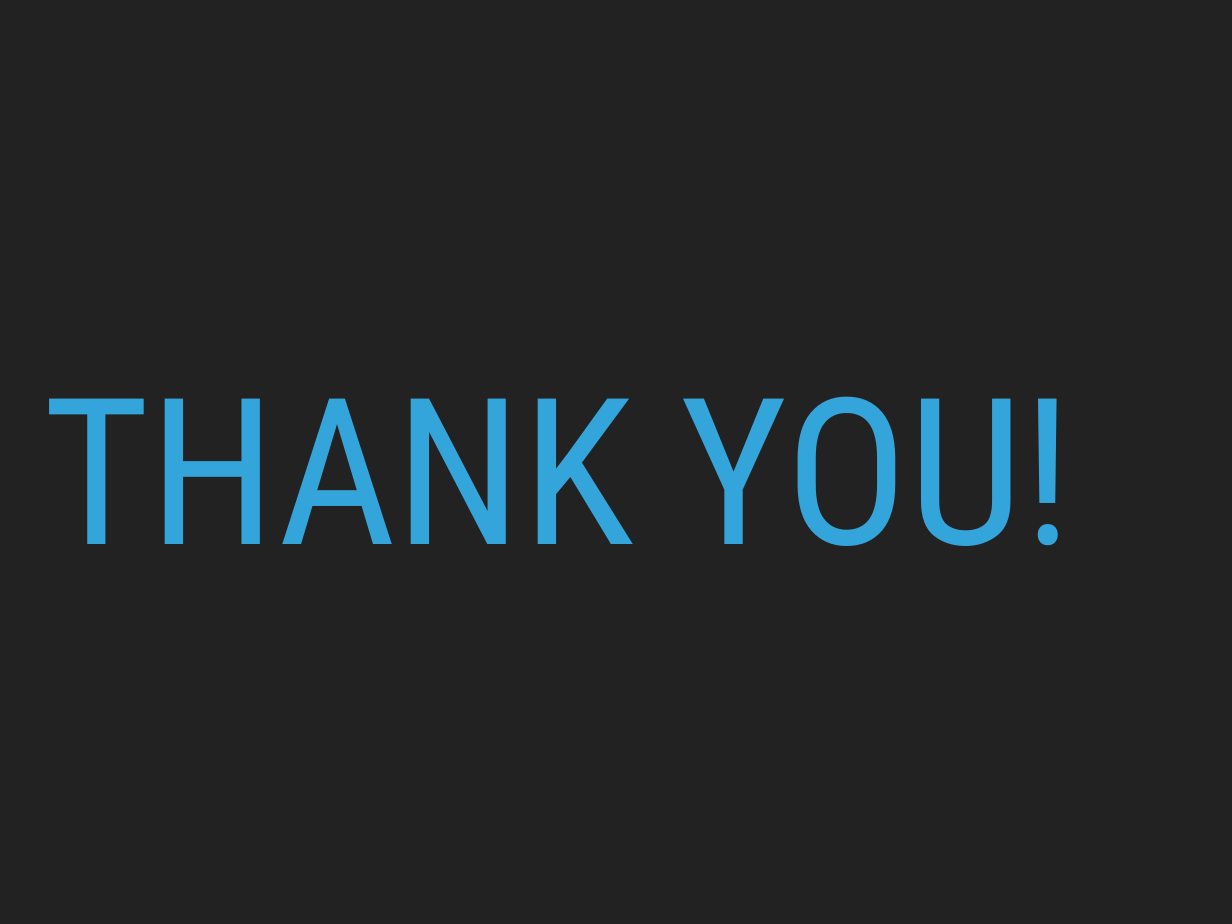
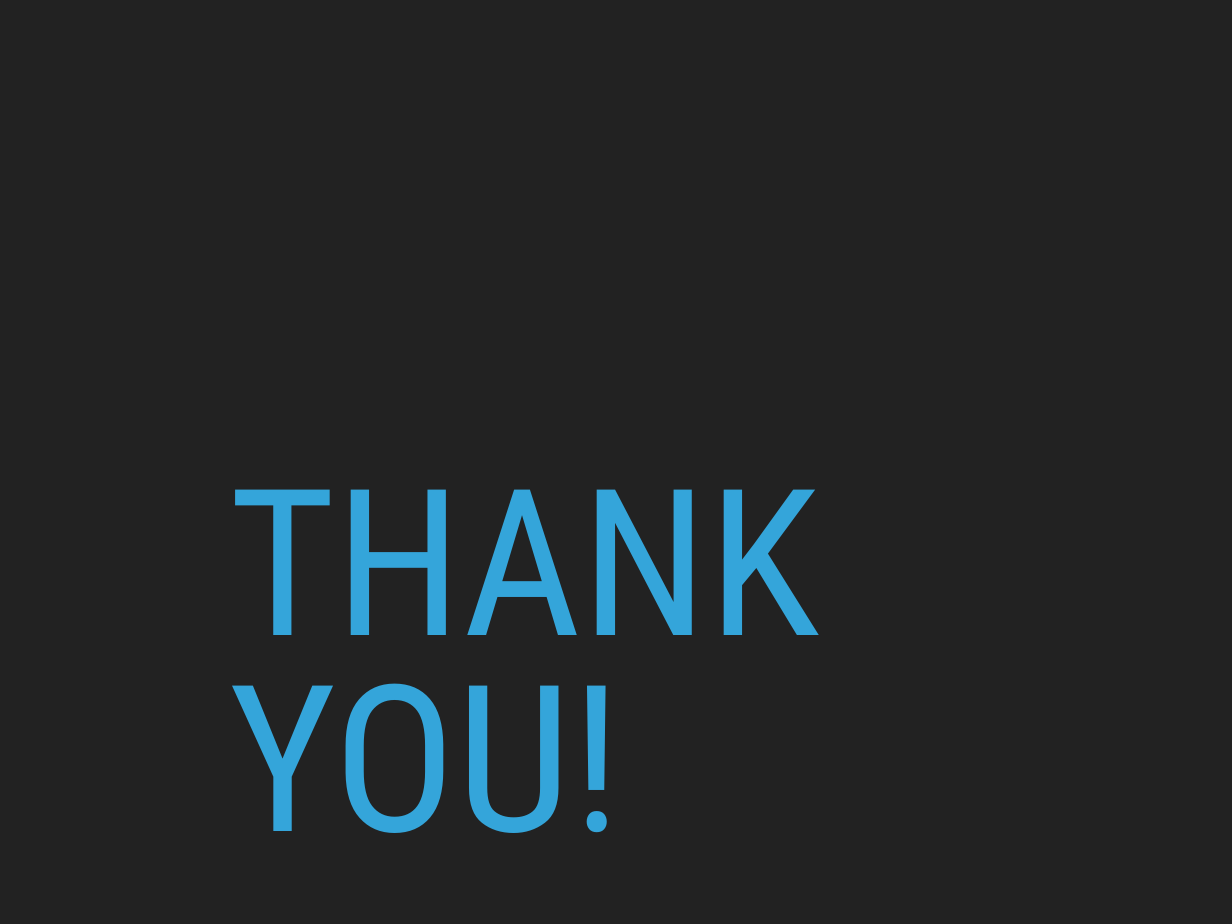
Before and after one commit to wizofe/lse-titanic, a slide deck: slide 18 of titanic_intro_python.pptx (slide 14 before the commit). Drawn at 1232x924 pixels with LibreOffice and Linux fonts; fonts in the diff are those of the drawing. Boxes give left, top, right and bottom in pixels: in the first picture for what was removed or moved away, otherwise in the second. Text is boxed around its words. In the diff, an @@ line names an element or a change of style, - is before the commit and + after.

```diff
--- a/titanic_intro_python.pptx
+++ b/titanic_intro_python.pptx
@@ title "THANK YOU!" rewrapped from box(43, 396, 1073, 546) to box(229, 489, 820, 833) @@
```
Also in this commit, not shown: 5 other slides changed, 4 slides added.
